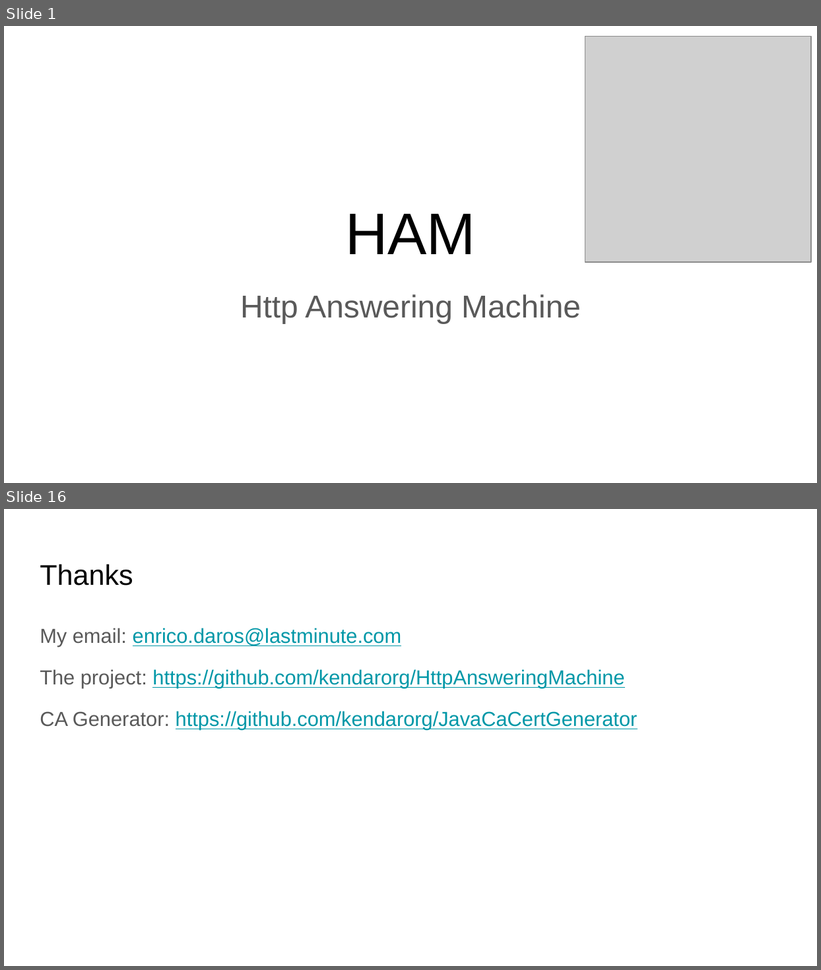
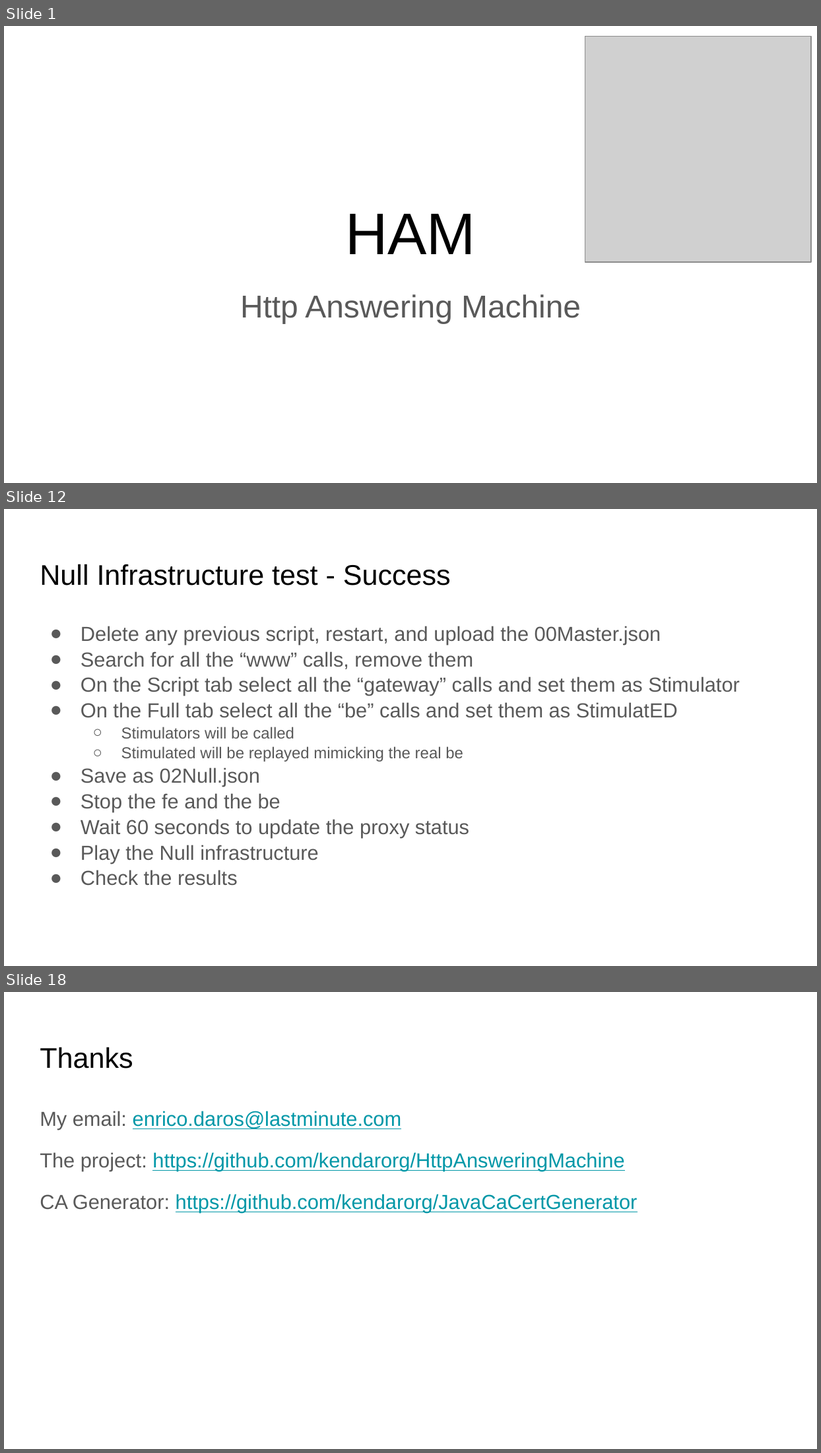
Before and after one commit to kendarorg/HttpAnsweringMachine, a slide deck: docs/HAM.pptx. Shown one above the other, each under a label of ours: slides 1 and 16 before the commit, slides 1, 12 and 18 after it; the slides between them are not shown. The pictures are 821x970 and 821x1453 pixels, drawn with LibreOffice and Linux fonts; fonts in the diff are those of the drawing; grey boxes stand for pictures. Boxes give left, top, right and bottom in pixels: in the first picture for what was removed or moved away, otherwise in the second. Text is boxed around its words. In the diff, an @@ line names an element or a change of style, - is before the commit and + after.

```diff
--- a/docs/HAM.pptx
+++ b/docs/HAM.pptx
@@ slide 12 added at (x1=4, y1=509, x2=817, y2=966), background #FFFFFF @@
@@ title added at (x1=40, y1=564, x2=451, y2=586), 25.2 pt, text #000000 @@
+Null Infrastructure test - Success
@@ text added at (x1=81, y1=626, x2=740, y2=886), 18 pt, text #595959 @@
+● Delete any previous script, restart, and upload the 00Master.json
+● Search for all the “www” calls, remove them
+● On the Script tab select all the “gateway” calls and set them as Stimulator
+● On the Full tab select all the “be” calls and set them as StimulatED
+  ○ Stimulators will be called
+  ○ Stimulated will be replayed mimicking the real be
+● Save as 02Null.json
+● Stop the fe and the be
+● Wait 60 seconds to update the proxy status
+● Play the Null infrastructure
+● Check the results
@@ what was slide 16 is now slide 18 @@
```
Also in this commit, not shown: 3 slides changed, 12 other slides added, 11 slides removed, 9 other files.
